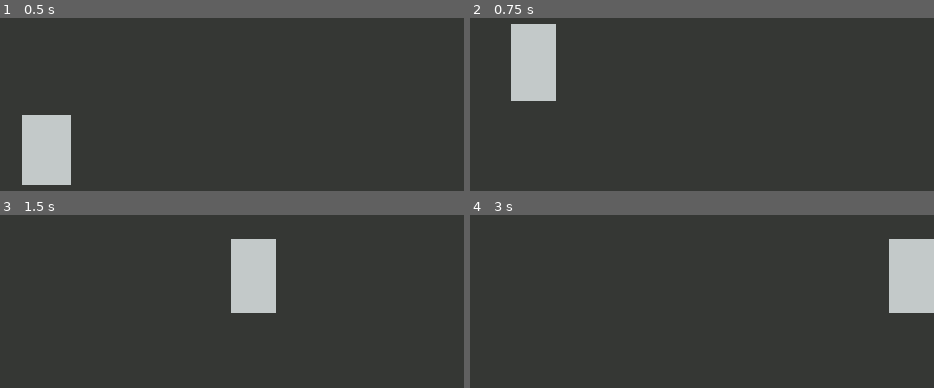
Above: before the commit, frames 1-4 (two rows, left to right).
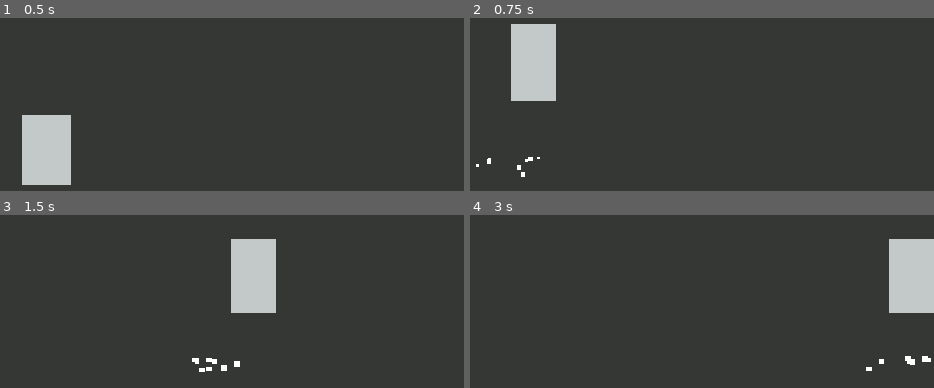
Above: after the commit, the same moments.

Repository: harperstoeckle/mole_game
Game: Godot game, scene res://scenes/main.tscn
The game is run twice, just before and just after one commit, with the same random seed, the same clock (stepped at 60 frames per second) and the same inputs.
Inputs:
- Up to frame 1 (0.5 s): no input
- Up to frame 2 (0.75 s): tap Enter at 0.5 s; hold D (right) from 0.53 s (still down); hold Space (jump) from 0.53 s (still down)
- Up to frame 3 (1.5 s): keep holding D (right); release Space (jump) at 1.28 s; tap Space (jump) at 1.35 s
- Up to frame 4 (3 s): tap Space (jump) at 1.52, 1.82, 2.85 s; release D (right) at 2.03 s; hold A (left) 2.03-2.78 s; hold Space (jump) 2.03-2.78 s; hold D (right) from 2.78 s (still down)

Frame 1 is identical in both runs. In frame 2, 0.1% of the frame differs, in the area x 1-16%, y 80-92%; in frame 3, 0.3%, in the area x 41-52%, y 82-91%; in frame 4, 0.2%.

Commit message:
Add particles from the ground when jumping

Diff:
--- /dev/null
+++ b/scenes/effects/player_jump.tscn
@@ -0,0 +1,33 @@
+[gd_scene format=3 uid="uid://ugacar42quoq"]
+
+[ext_resource type="Script" uid="uid://hs3yj67cp7ao" path="res://scripts/on_ready_gpu_particles_2d.gd" id="1_mfur7"]
+
+[sub_resource type="Curve" id="Curve_qo68r"]
+_data = [Vector2(0, 0.67994046), 0.0, 2.225994, 0, 0, Vector2(0.13888888, 0.7701585), 0.0, 0.0, 0, 0, Vector2(1, 0), 0.0, 0.0, 0, 0]
+point_count = 3
+
+[sub_resource type="CurveTexture" id="CurveTexture_mfur7"]
+curve = SubResource("Curve_qo68r")
+
+[sub_resource type="ParticleProcessMaterial" id="ParticleProcessMaterial_et3mq"]
+particle_flag_disable_z = true
+emission_shape = 3
+emission_box_extents = Vector3(50, 1, 1)
+direction = Vector3(0, -1, 0)
+spread = 80.0
+initial_velocity_min = 129.19
+initial_velocity_max = 149.31999
+gravity = Vector3(0, 300, 0)
+scale_min = 9.38
+scale_max = 12.74
+scale_curve = SubResource("CurveTexture_mfur7")
+
+[node name="PlayerJump" type="Node2D" unique_id=499459980]
+
+[node name="GPUParticles2D" type="GPUParticles2D" parent="." unique_id=484731697]
+emitting = false
+lifetime = 0.4
+one_shot = true
+explosiveness = 1.0
+process_material = SubResource("ParticleProcessMaterial_et3mq")
+script = ExtResource("1_mfur7")
--- a/scenes/player.tscn
+++ b/scenes/player.tscn
@@ -1,6 +1,8 @@
 [gd_scene format=3 uid="uid://0bpyja0y2k2p"]
 
 [ext_resource type="Script" uid="uid://bvr42uwhhgbxd" path="res://scripts/player.gd" id="1_3vyb7"]
+[ext_resource type="Script" uid="uid://0tlhn1hb7swc" path="res://scripts/effect_spawner.gd" id="2_g2els"]
+[ext_resource type="PackedScene" uid="uid://ugacar42quoq" path="res://scenes/effects/player_jump.tscn" id="3_qhqgy"]
 
 [sub_resource type="Curve" id="Curve_3vyb7"]
 _limits = [0.0, 1.0, -1000.0, 1000.0]
@@ -40,6 +42,20 @@
 "update": 0,
 "values": [Vector2(1.1, 0.9), Vector2(0.9, 1.1), Vector2(1, 1)]
 }
+tracks/1/type = "method"
+tracks/1/imported = false
+tracks/1/enabled = true
+tracks/1/path = NodePath("EffectSpawner")
+tracks/1/interp = 1
+tracks/1/loop_wrap = true
+tracks/1/keys = {
+"times": PackedFloat32Array(0),
+"transitions": PackedFloat32Array(1),
+"values": [{
+"args": [],
+"method": &"spawn"
+}]
+}
 
 [sub_resource type="AnimationLibrary" id="AnimationLibrary_g2els"]
 _data = {
@@ -71,3 +87,9 @@
 
 [node name="AnimationPlayer" type="AnimationPlayer" parent="." unique_id=137727513]
 libraries/ = SubResource("AnimationLibrary_g2els")
+
+[node name="EffectSpawner" type="Node2D" parent="." unique_id=1272859641]
+position = Vector2(0, 50)
+script = ExtResource("2_g2els")
+scene = ExtResource("3_qhqgy")
+metadata/_custom_type_script = "uid://0tlhn1hb7swc"
--- /dev/null
+++ b/scripts/effect_spawner.gd
@@ -0,0 +1,24 @@
+class_name EffectSpawner
+extends Node2D
+## Instantiates a scene at this node, and deletes it after a set time.
+
+
+@export var scene: PackedScene
+## Time in seconds from spawning an effect before it is freed.
+@export var free_delay: float = 1
+
+
+func spawn() -> void:
+	if not scene: return
+
+	var node := scene.instantiate() as Node2D
+	if not node: return
+
+	# Effects don't move from their initial position in global space.
+	node.top_level = true
+	add_child(node)
+	node.global_position = global_position
+	node.global_scale = global_scale
+	node.global_rotation = global_rotation
+
+	get_tree().create_timer(free_delay).timeout.connect(node.queue_free)
--- /dev/null
+++ b/scripts/on_ready_gpu_particles_2d.gd
@@ -0,0 +1,7 @@
+class_name OnReadyGPUParticles2D
+extends GPUParticles2D
+## Starts emitting when ready.
+
+
+func _ready() -> void:
+	emitting = true
Not shown, added: scripts/effect_spawner.gd.uid
Not shown, added: scripts/on_ready_gpu_particles_2d.gd.uid
